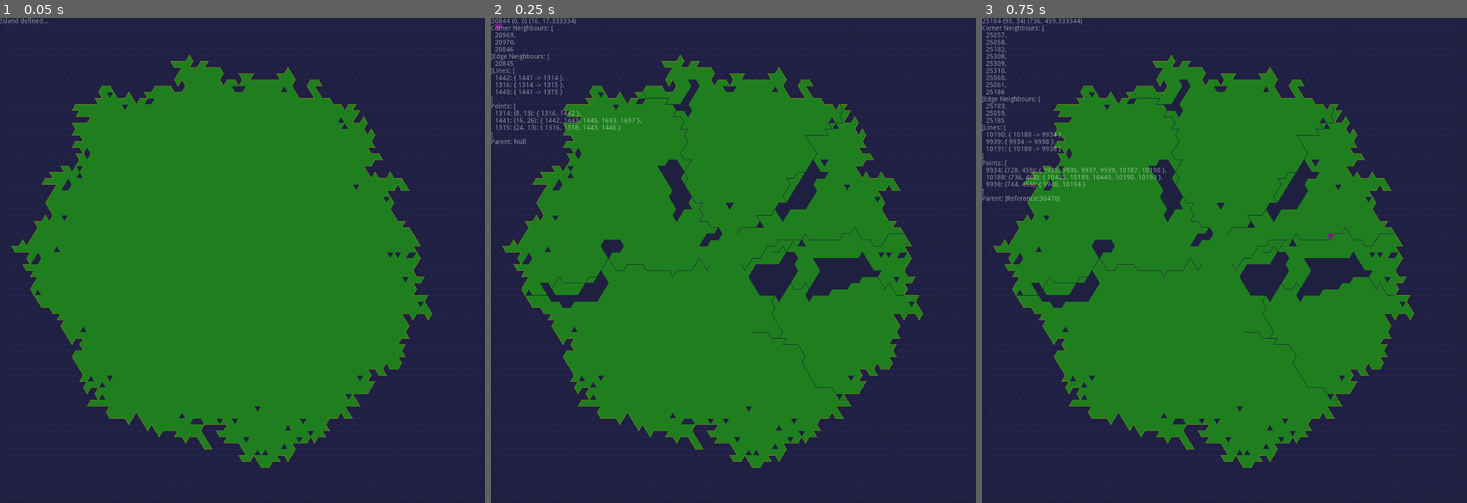
Above: before the commit, frames 1-3 (left to right).
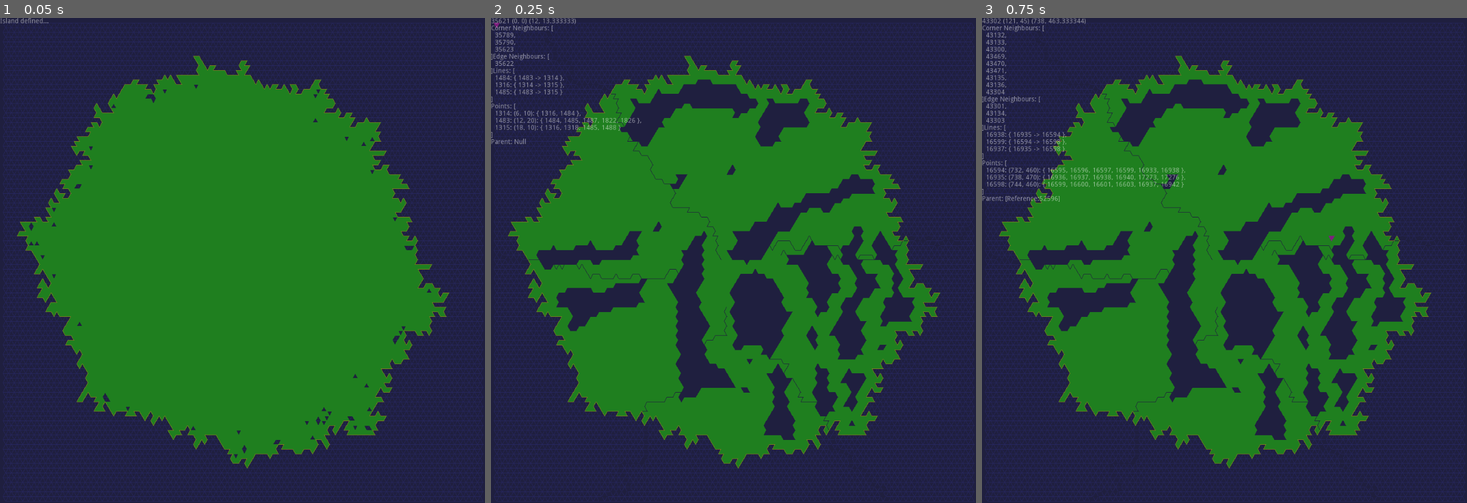
Above: after the commit, the same moments.

Repository: MichaelReel/2DMapGen_2022
Game: Godot game, scene res://PixelDrawn/TriBlobs.tscn
The game is run twice, just before and just after one commit, with the same random seed, the same clock (stepped at 60 frames per second) and the same inputs. This scene is started directly instead of the project's main scene.
Inputs (mouse positions are in pixels of both pictures, inside the frame that each line leads up to):
- Up to frame 1 (0.05 s): no input
- Up to frame 2 (0.25 s): no input
- Up to frame 3 (0.75 s): tap Enter at 0.5 s; move the mouse to (1331, 236) at 0.52 s; click (1331, 236) at 0.67 s

The runs differ from the first frame. In frame 1, 12% of the frame differs, in the area x 0-100%, y 1-100%; in frame 2, 25%; in frame 3, 25%, in the area x 0-100%, y 0-100%.

Commit message:
Added clean-up of internal gaps in the land blob

Diff:
--- a/PixelDrawn/TriBlobs.gd
+++ b/PixelDrawn/TriBlobs.gd
@@ -12,7 +12,7 @@
 onready var sub_borders_done := false
 onready var rivers_done := false
 
-const CELL_EDGE := 16.0
+const CELL_EDGE := 12.0
 const SEA_COLOR := Color8(32, 32, 64, 255)
 const GRID_COLOR := Color8(40, 40, 96, 255)
 const COAST_COLOR := Color8(128, 128, 32, 255)
@@ -246,6 +246,12 @@
 
 	func get_points() -> Array:
 		return _points
+
+	func get_edges() -> Array:
+		return _edges
+
+	func get_neighbours() -> Array:
+		return _neighbours
 
 	func get_parent() -> Object:
 		return _parent
@@ -525,6 +531,7 @@
 	var _cell_limit: int
 	var _blob_front: Array
 	var _perimeter: Array
+	var _perimeter_done : bool
 
 	func _init(grid: BaseGrid, cell_limit: int = 1):
 		_grid = grid
@@ -532,6 +539,7 @@
 		_cell_limit = cell_limit
 		_blob_front = []
 		_perimeter = []
+		_perimeter_done = false
 		var start = grid.get_middle_triangle()
 		add_triangle_as_cell(start)
 
@@ -633,14 +641,40 @@
 
 		return chains
 
+	func _add_non_perimeter_boundaries() -> void:
+		"""
+		Find triangles on the boundary front that aren't against the perimeter and
+		assume they're inside the total shape. Add them and any unparented neighbours
+		to the blob.
+		"""
+		var remove_from_front: Array = []
+		for front_triangle in _blob_front:
+			var has_edge_in_perimeter := false
+			for edge in front_triangle.get_edges():
+				if edge in _perimeter:
+					has_edge_in_perimeter = true
+					break
+			if not has_edge_in_perimeter:
+				front_triangle.set_parent(self)
+				_cells.append(front_triangle)
+				remove_from_front.append(front_triangle)
+				# Is there are any triangles adjacent that are null parented, add to _blob_front
+				for neighbour_triangle in front_triangle.get_neighbours():
+					if neighbour_triangle.get_parent() == null and not neighbour_triangle in _blob_front:
+						_blob_front.append(neighbour_triangle)
+
+		for front_triangle in remove_from_front:
+			_blob_front.erase(front_triangle)
+
 	func get_perimeter_lines() -> Array:
-
-		if _blob_front.empty():
+		if _perimeter_done:
 			return _perimeter
 
+		var blob_front := _blob_front.duplicate()
+
 		# using the _blob_front, get all the lines joining to parented cells
-		while not _blob_front.empty():
-			var outer_triangle = _blob_front.pop_back()
+		while not blob_front.empty():
+			var outer_triangle = blob_front.pop_back()
 			var borders : Array = outer_triangle.get_neighbour_borders_with_parent(self)
 			_perimeter.append_array(borders)
 
@@ -654,6 +688,10 @@
 				max_chain = chain
 		_perimeter = max_chain
 
+		# Include threshold triangles that are not on the perimeter path
+		_add_non_perimeter_boundaries()
+
+		_perimeter_done = true
 		return _perimeter
 
 	func get_some_triangles(count: int) -> Array:
@@ -979,6 +1017,7 @@
 	elif not edges_done:
 		status_label.text = "Island defined..."
 		edges_done = true
+		image.fill(SEA_COLOR)
 		base_grid.draw_grid(image, GRID_COLOR)
 		land_blob.draw_triangles(image, LAND_COLOR)
 		land_blob.draw_perimeter_lines(image, COAST_COLOR)
